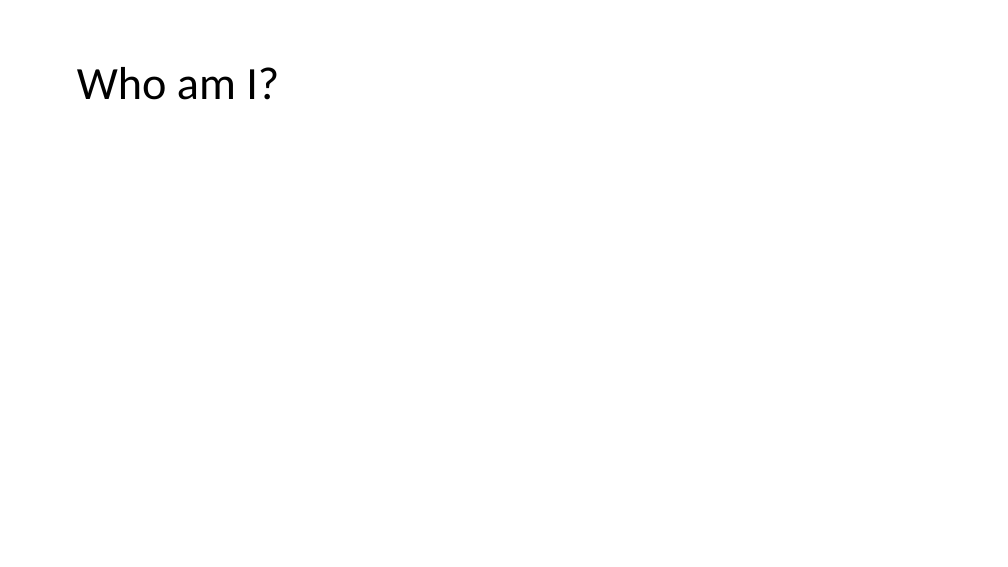
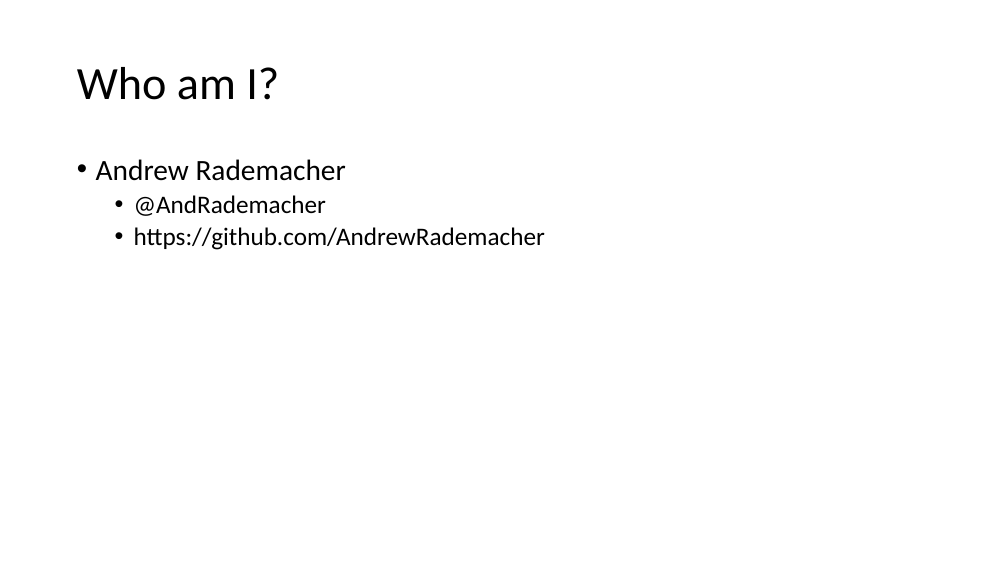
Before and after one commit to AndrewRademacher/whimsy, a slide deck: slide 2 of Whimsy.pptx. Drawn at 1008x567 pixels with LibreOffice and Linux fonts; fonts in the diff are those of the drawing. Boxes give left, top, right and bottom in pixels: in the first picture for what was removed or moved away, otherwise in the second. Text is boxed around its words. In the diff, an @@ line names an element or a change of style, - is before the commit and + after.

Commit message:
Added twitter handle and github to ppt.

```diff
--- a/Whimsy.pptx
+++ b/Whimsy.pptx
@@ text added at [96, 159, 545, 250], 24 pt, text #000000 @@
+• Andrew Rademacher
+  • @AndRademacher
+  • https://github.com/AndrewRademacher
```
